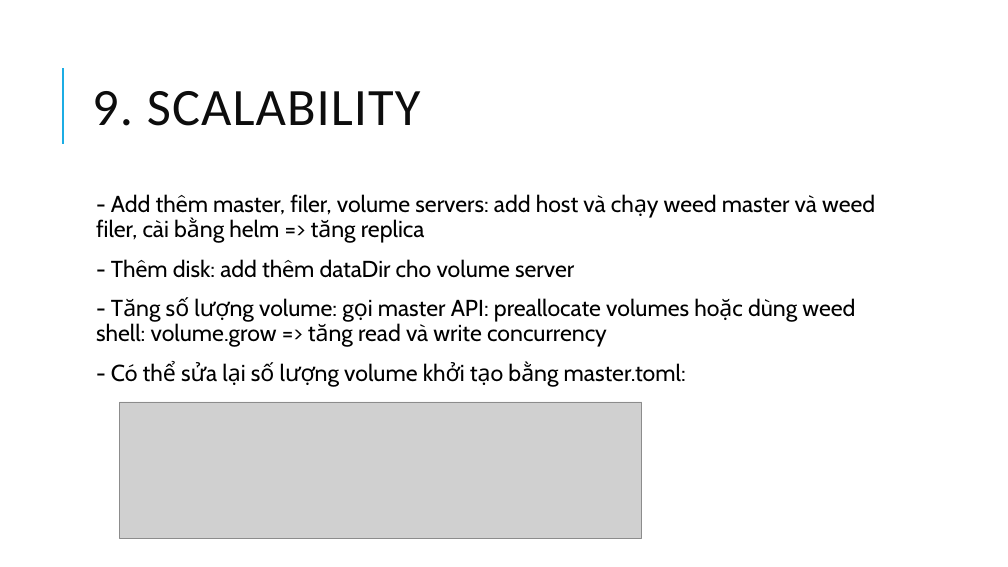
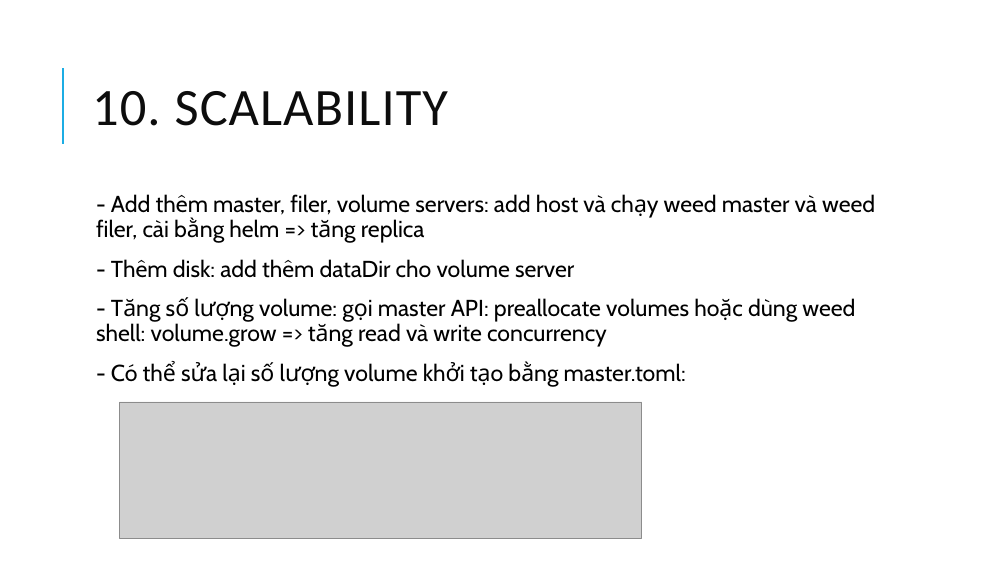
Before and after one commit to chi-org/seaweedfs-test, a slide deck: slide 20 of SeaweedFS_2.pptx (slide 19 before the commit). Drawn at 1008x567 pixels with LibreOffice and Linux fonts; fonts in the diff are those of the drawing; grey boxes stand for pictures. Boxes give left, top, right and bottom in pixels: in the first picture for what was removed or moved away, otherwise in the second. Text is boxed around its words. In the diff, an @@ line names an element or a change of style, - is before the commit and + after.

```diff
--- a/SeaweedFS_2.pptx
+++ b/SeaweedFS_2.pptx
@@ title at [92,91,448,126]: text changed @@
-9. SCALABILITY
+10. SCALABILITY
```
Also in this commit, not shown: 21 other slides changed, 1 slide added, 1 other file.
